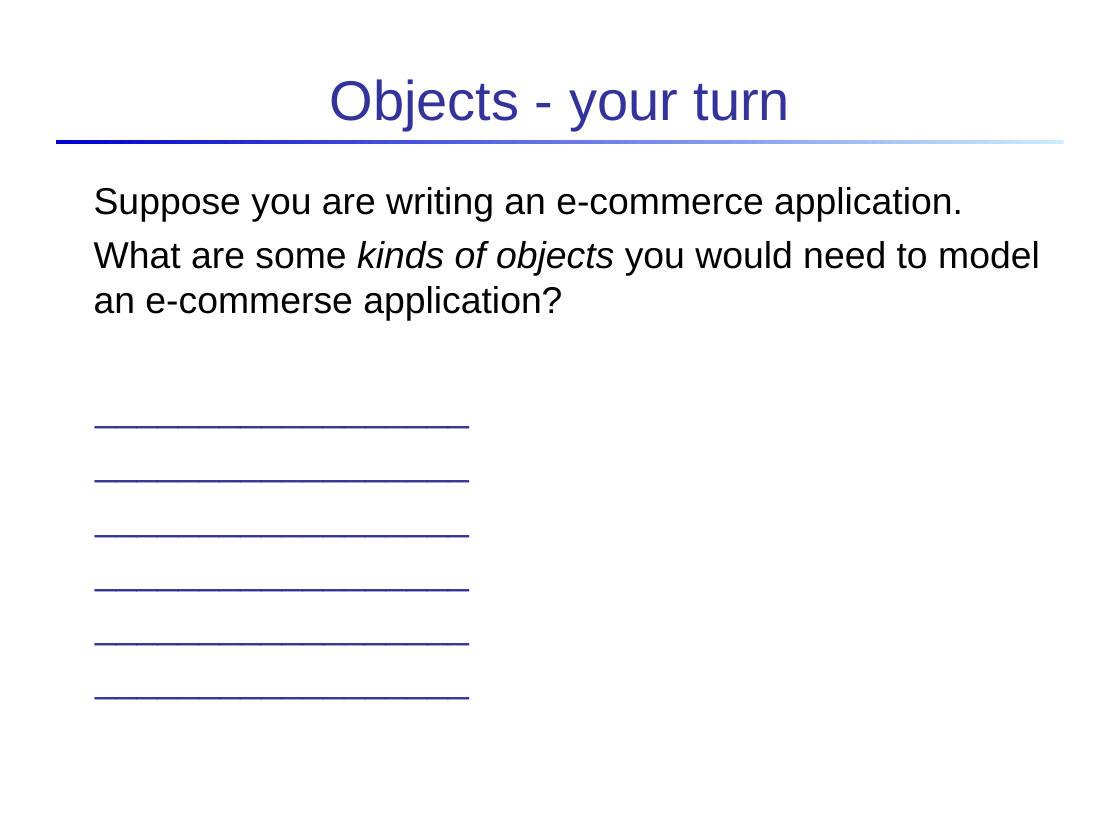
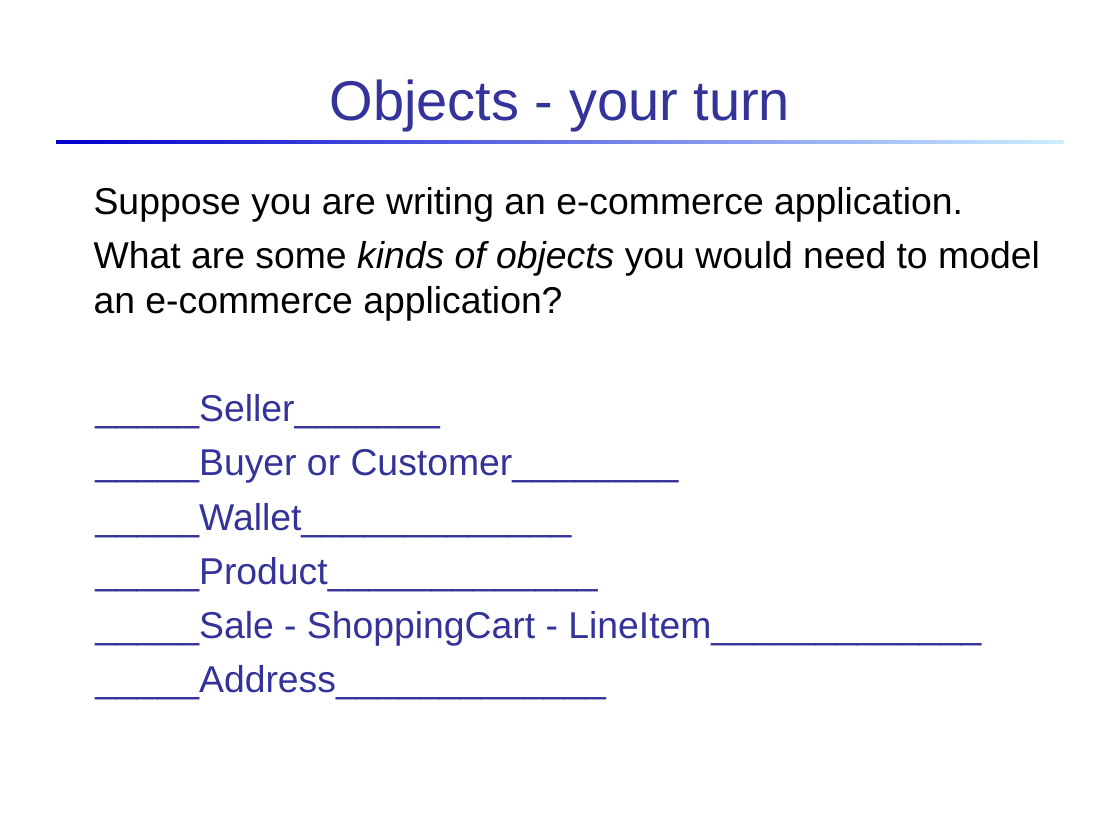
Before and after one commit to skeoop/skeoop.github.io, a slide deck: slide 12 of intro/Intro-to-Objects-Classes.ppt. Drawn at 1120x840 pixels with LibreOffice and Linux fonts; fonts in the diff are those of the drawing. Boxes give left, top, right and bottom in pixels: in the first picture for what was removed or moved away, otherwise in the second. Text is boxed around its words. In the diff, an @@ line names an element or a change of style, - is before the commit and + after.

```diff
--- a/intro/Intro-to-Objects-Classes.ppt
+++ b/intro/Intro-to-Objects-Classes.ppt
@@ text at (94, 241, 1040, 700): text changed @@
-What are some kinds of objects you would need to model an e-commerse application?
-__________________
-__________________
-__________________
-__________________
-__________________
-__________________
+What are some kinds of objects you would need to model an e-commerce application?
+_____Seller_______
+_____Buyer or Customer________
+_____Wallet_____________
+_____Product_____________
+_____Sale - ShoppingCart - LineItem_____________
+_____Address_____________
```
Also in this commit, not shown: 3 other slides changed, 2 slides added, 2 other files.
